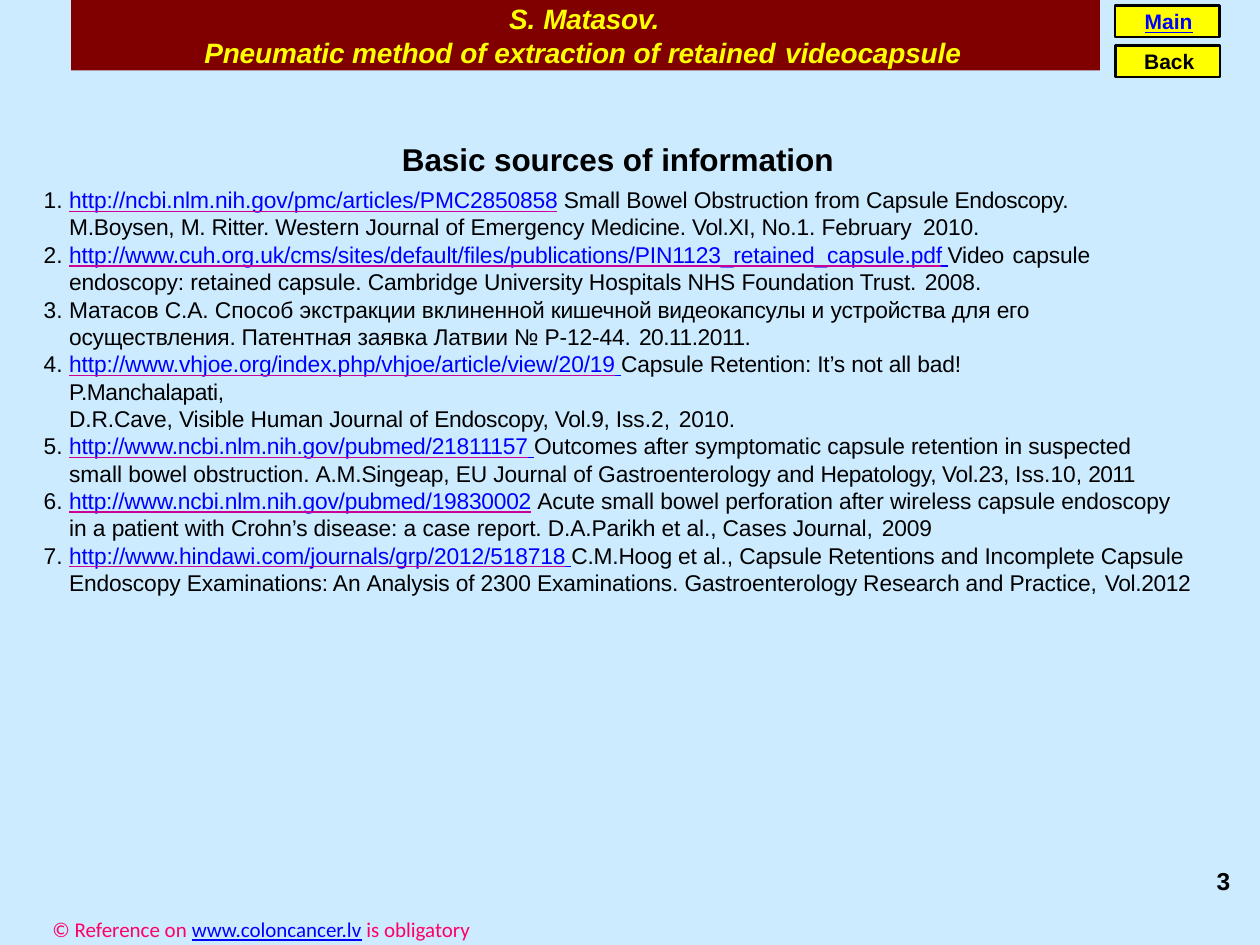
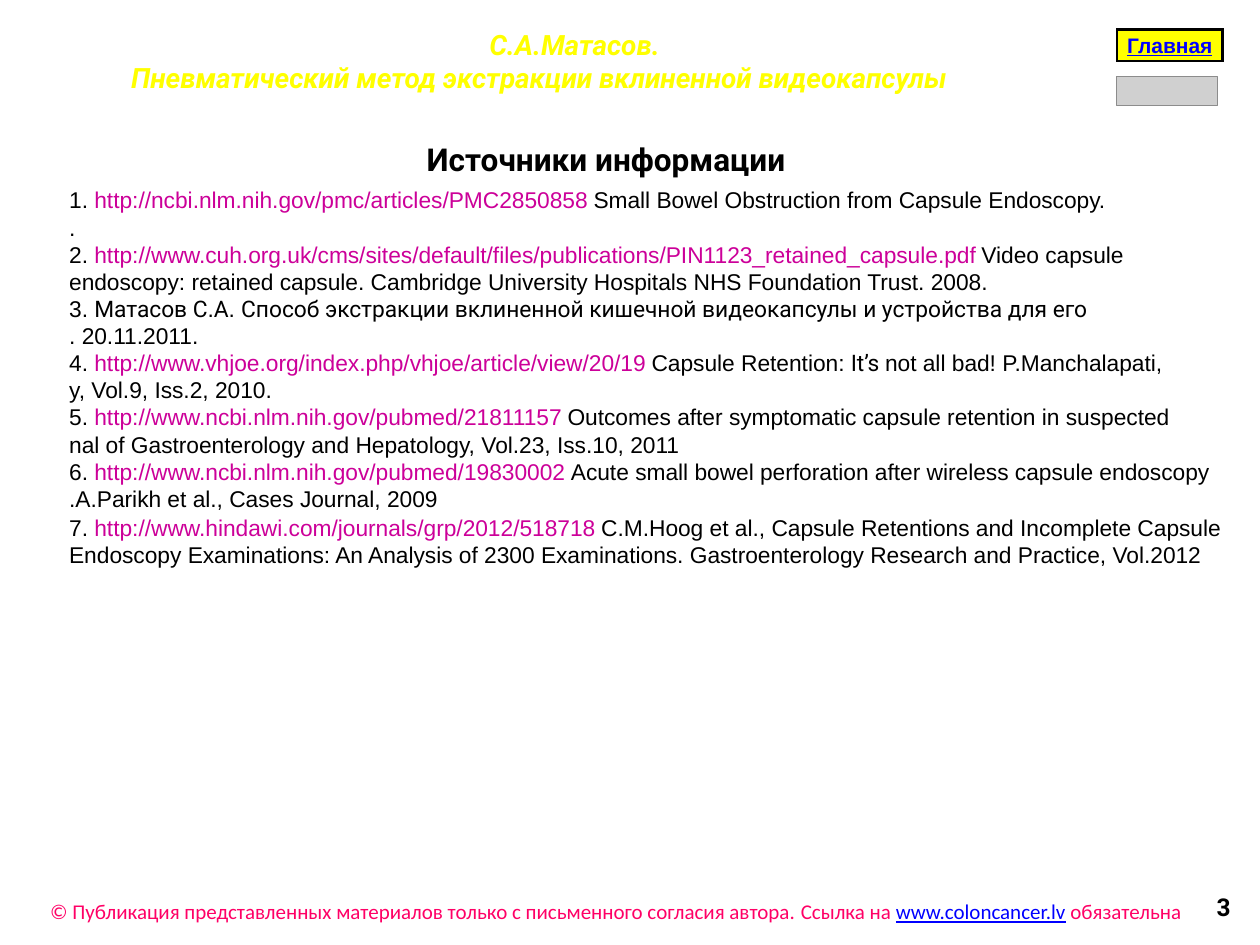
Before and after one commit to diabolusss/coloncancer.github.io, a slide deck: slide 3 of ENGLISH_Matasov_Pneumatic_method_of_extraction_of_retained_videocapsule.ppsx. Drawn at 1260x945 pixels with LibreOffice and Linux fonts; fonts in the diff are those of the drawing; grey boxes stand for pictures; background and template pictures are left out. Boxes give left, top, right and bottom in pixels: in the first picture for what was removed or moved away, otherwise in the second. Text is boxed around its words. In the diff, an @@ line names an element or a change of style, - is before the commit and + after.

```diff
--- a/ENGLISH_Matasov_Pneumatic_method_of_extraction_of_retained_videocapsule.ppsx
+++ b/ENGLISH_Matasov_Pneumatic_method_of_extraction_of_retained_videocapsule.ppsx
@@ freeform shape removed at (0, 0, 1260, 945) @@
@@ freeform shape removed at (71, 0, 1100, 71) @@
@@ text removed at (204, 9, 961, 68) @@
-S. Matasov.
-Pneumatic method of extraction of retained videocapsule
@@ freeform shape removed at (1115, 5, 1220, 37) @@
@@ freeform shape removed at (1115, 5, 1220, 37) @@
@@ rectangle added at (1116, 29, 1222, 60), fill #FFFF00, outline #000000 1.5 pt, 12 pt, text #0000FF, bold, underline @@
+Главная
@@ text removed at (1145, 13, 1193, 33) @@
-Main
@@ text added at (489, 35, 659, 56), 16 pt, text #FFFF00, bold, italic @@
+С.А.Матасов.
@@ freeform shape removed at (1115, 45, 1220, 77) @@
@@ freeform shape removed at (1115, 45, 1220, 77) @@
@@ text removed at (1144, 53, 1194, 70) @@
-Back
@@ text added at (131, 67, 947, 94), 16 pt, text #FFFF00, bold, italic @@
+Пневматический метод экстракции вклиненной видеокапсулы
@@ picture added at (1116, 77, 1218, 106) @@
@@ text added at (427, 147, 785, 178), 18 pt, text #000000, bold @@
+Источники информации
@@ text "1. http://ncbi.nlm.nih.gov/pmc/articles/PMC2850858 Small Bow ...": place and size @@
-text "1. http://ncbi.nlm.nih.gov/pmc/articles/PMC2850858 Small Bow ..." at (69, 148, 1184, 569)
+text "1. http://ncbi.nlm.nih.gov/pmc/articles/PMC2850858 Small Bow ..." at (69, 191, 1209, 510)
@@ text at (69, 191, 1123, 268): text changed; text colour #000000 to #CC0099 @@
-Basic sources of information
-1. http://ncbi.nlm.nih.gov/pmc/articles/PMC2850858 Small Bowel Obstruction from Capsule Endoscopy. M.Boysen, M. Ritter. Western Journal of Emergency Medicine. Vol.XI, No.1. February 2010.
-2. http://www.cuh.org.uk/cms/sites/default/files/publications/PIN1123_retained_capsule.pdf Video capsule
+1. http://ncbi.nlm.nih.gov/pmc/articles/PMC2850858 Small Bowel Obstruction from Capsule Endoscopy.
+.
+2. http://www.cuh.org.uk/cms/sites/default/files/publications/PIN1123_retained_capsule.pdf Video capsule
@@ text at (69, 299, 1209, 510): text changed @@
-3. Матасов С.А. Способ экстракции вклиненной кишечной видеокапсулы и устройства для его осуществления. Патентная заявка Латвии № Р-12-44. 20.11.2011.
-4. http://www.vhjoe.org/index.php/vhjoe/article/view/20/19 Capsule Retention: It’s not all bad! P.Manchalapati,
-D.R.Cave, Visible Human Journal of Endoscopy, Vol.9, Iss.2, 2010.
-5. http://www.ncbi.nlm.nih.gov/pubmed/21811157 Outcomes after symptomatic capsule retention in suspected small bowel obstruction. A.M.Singeap, EU Journal of Gastroenterology and Hepatology, Vol.23, Iss.10, 2011
-6. http://www.ncbi.nlm.nih.gov/pubmed/19830002 Acute small bowel perforation after wireless capsule endoscopy in a patient with Crohn’s disease: a case report. D.A.Parikh et al., Cases Journal, 2009
-7. http://www.hindawi.com/journals/grp/2012/518718 C.M.Hoog et al., Capsule Retentions and Incomplete Capsule Endoscopy Examinations: An Analysis of 2300 Examinations. Gastroenterology Research and Practice, Vol.2012
+3. Матасов С.А. Способ экстракции вклиненной кишечной видеокапсулы и устройства для его
+. 20.11.2011.
+4. http://www.vhjoe.org/index.php/vhjoe/article/view/20/19 Capsule Retention: It’s not all bad! P.Manchalapati,
+y, Vol.9, Iss.2, 2010.
+5. http://www.ncbi.nlm.nih.gov/pubmed/21811157 Outcomes after symptomatic capsule retention in suspected
+nal of Gastroenterology and Hepatology, Vol.23, Iss.10, 2011
+6. http://www.ncbi.nlm.nih.gov/pubmed/19830002 Acute small bowel perforation after wireless capsule endoscopy
+.A.Parikh et al., Cases Journal, 2009
@@ text at (69, 273, 988, 295): letter spacing -0.1 to 0 pt in "endoscopy: retained capsule. Cambridge University Hospitals  ..."; indent changed; line spacing 1 to 14.5pt @@
@@ text added at (69, 519, 1220, 568), 13 pt, text #000000 @@
+7. http://www.hindawi.com/journals/grp/2012/518718 C.M.Hoog et al., Capsule Retentions and Incomplete Capsule
+Endoscopy Examinations: An Analysis of 2300 Examinations. Gastroenterology Research and Practice, Vol.2012
@@ text "3": place and size @@
-text "3" at (1217, 873, 1231, 891)
+text "3" at (1217, 898, 1231, 917)
@@ text "3" at (1217, 898, 1231, 917): font Arial to Roboto; indent changed; line spacing 16.4pt to 15.6pt @@
@@ text added at (72, 904, 1181, 923), 12 pt, text #FF0066 @@
+© Публикация представленных материалов только с письменного согласия автора. Ссылка на www.coloncancer.lv обязательна
@@ text removed at (75, 922, 470, 941) @@
-© Reference on www.coloncancer.lv is obligatory
```
Also in this commit, not shown: 2 slides added, 2 slides removed, 5 other files.
